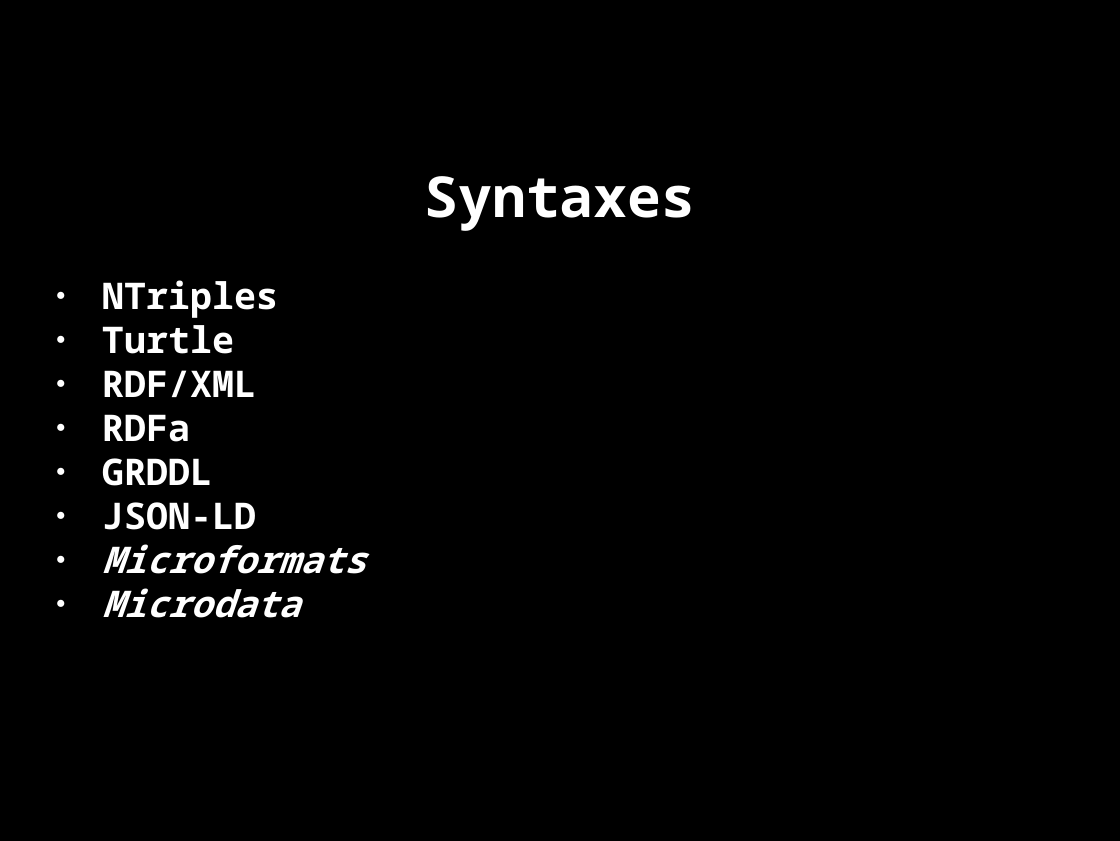
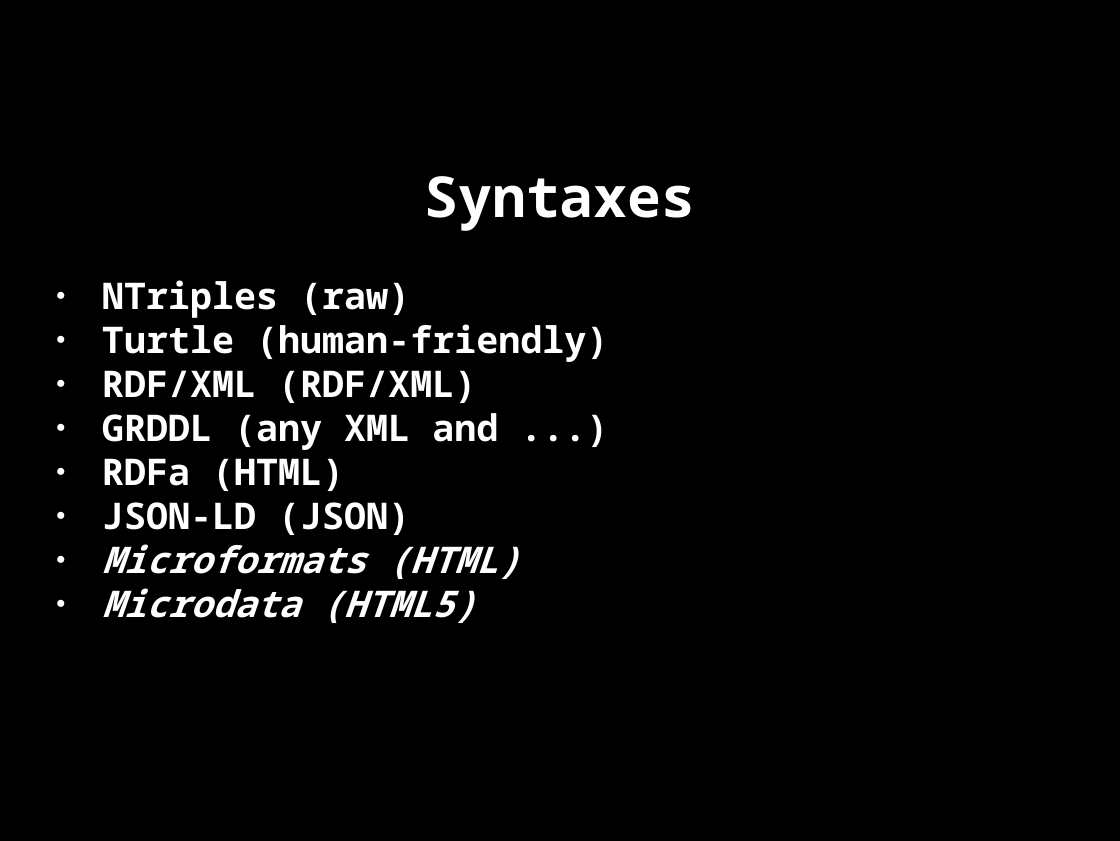
Before and after one commit to danja/hyperdata-2015, a slide deck: slide 41 of docs/salzburg/slides.odp (slide 36 before the commit). Drawn at 1120x841 pixels with LibreOffice and Linux fonts; fonts in the diff are those of the drawing. Boxes give left, top, right and bottom in pixels: in the first picture for what was removed or moved away, otherwise in the second. Text is boxed around its words. In the diff, an @@ line names an element or a change of style, - is before the commit and + after.

```diff
--- a/docs/salzburg/slides.odp
+++ b/docs/salzburg/slides.odp
@@ subtitle at bbox=[102, 280, 608, 623]: text changed @@
-● NTriples
-● Turtle
-● RDF/XML
-● RDFa
-● GRDDL
-● JSON-LD
-● Microformats
-● Microdata
+● NTriples (raw)
+● Turtle (human-friendly)
+● RDF/XML (RDF/XML)
+● GRDDL (any XML and ...)
+● RDFa (HTML)
+● JSON-LD (JSON)
+● Microformats (HTML)
+● Microdata (HTML5)
```
Also in this commit, not shown: 13 other slides changed, 11 slides added, 11 other files.
